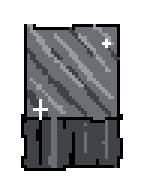
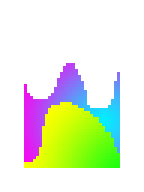
Two versions of the same layered image (144 × 192). Layer-by-layer changes:
added group "Gruppe 2" with 12 layers above "Gruppe 1" over [21, 24, 123, 171]
added group "Gruppe 4 Kopie 2" with 2 layers in group "Gruppe 2" over [21, 24, 123, 171]
added layer "Ebene 4 Kopie 3" in group "Gruppe 4 Kopie 2" over [21, 27, 123, 171]
added layer "Ebene 3 Kopie 4" in group "Gruppe 4 Kopie 2" over [21, 24, 123, 171]
hid group "Gruppe 1" (3 layers) over [21, 24, 123, 171]
